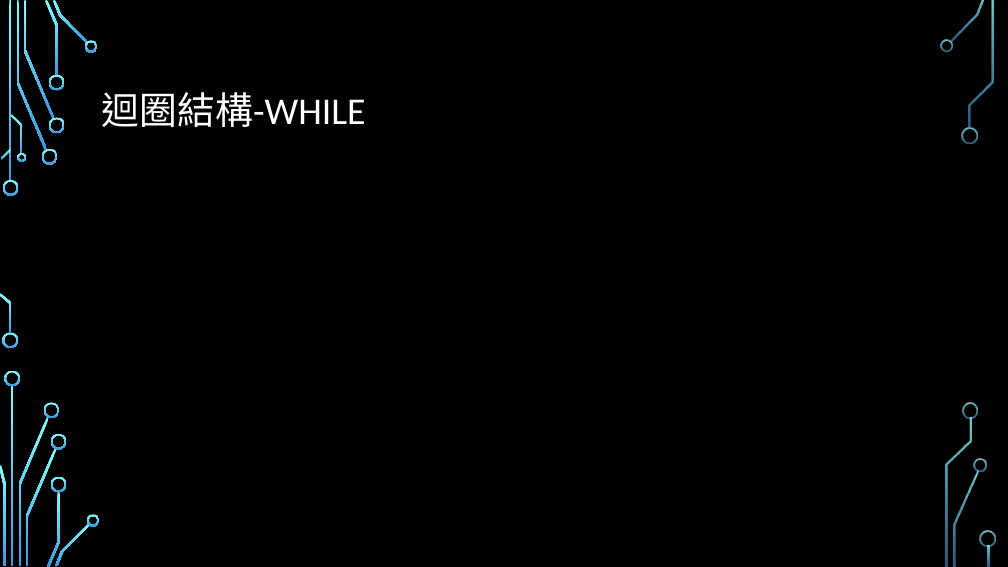
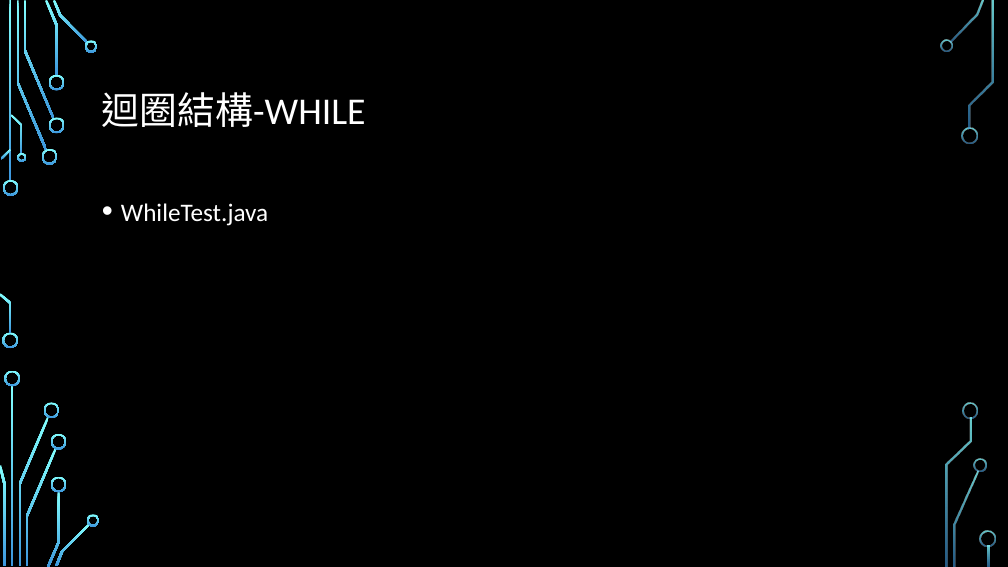
Before and after one commit to Alvin-Lo0729/ncut-java, a slide deck: slide 11 of doc/JAVA0123.pptx. Drawn at 1008x567 pixels with LibreOffice and Linux fonts; fonts in the diff are those of the drawing; background and template pictures are left out. Boxes give left, top, right and bottom in pixels: in the first picture for what was removed or moved away, otherwise in the second. Text is boxed around its words. In the diff, an @@ line names an element or a change of style, - is before the commit and + after.

Commit message:
update ppt

```diff
--- a/doc/JAVA0123.pptx
+++ b/doc/JAVA0123.pptx
@@ text added at [121,203,268,226], 24 pt, text #FFFFFF @@
+• WhileTest.java
```
Also in this commit, not shown: 1 other slide changed, 6 slides added, 12 other files.
